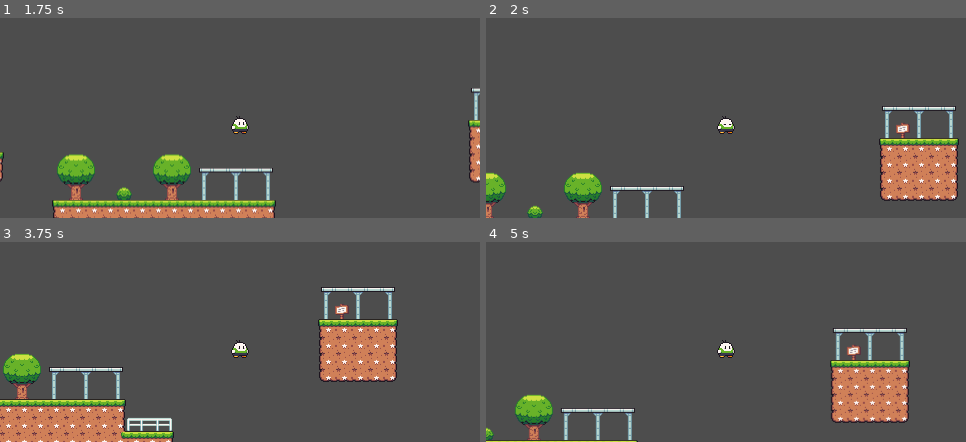
Above: before the commit, frames 1-4 (two rows, left to right).
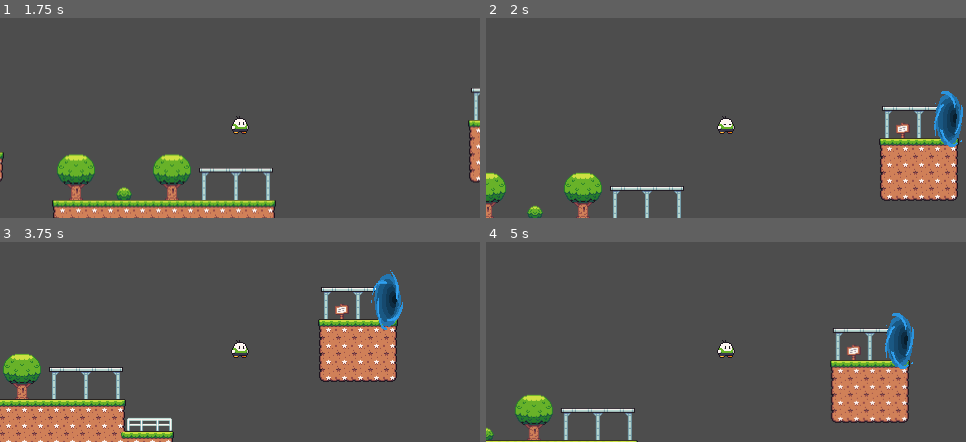
Above: after the commit, the same moments.

Repository: fscorsini/AulaJogos2026
Game: Godot game, scene res://fase_01.tscn
Two runs of this game, one before a commit and one after it. Both use one fixed random seed, a clock stepped at 60 frames per second and the inputs below. The project has no main scene, so this scene is started directly.
Inputs:
- Up to frame 1 (1.75 s): tap Enter (ui_accept) at 0.5, 0.77, 1.52 s; hold Right (ui_right) from 0.53 s (still down)
- Up to frame 2 (2 s): keep holding Right (ui_right)
- Up to frame 3 (3.75 s): release Right (ui_right) at 2.03 s; hold Left (ui_left) 2.03-2.78 s; hold Right (ui_right) from 2.78 s (still down); tap Enter (ui_accept) at 3.02 s
- Up to frame 4 (5 s): tap Enter (ui_accept) at 3.77, 4.52 s; release Right (ui_right) at 4.28 s; hold Left (ui_left) from 4.28 s (still down)

Frame 1 is identical in both runs. In frame 2, 1.2% of the frame differs, in the area x 93-100%, y 36-65%; in frame 3, 1.2%, in the area x 77-84%, y 14-44%; in frame 4, 1.2%.

Commit message:
Aula 08_09_2026

Diff:
--- a/fase_01.tscn
+++ b/fase_01.tscn
@@ -4,6 +4,16 @@
 [ext_resource type="Texture2D" uid="uid://cysgrir7hv00l" path="res://assets/Seasonal Tilesets/1 - Grassland/Terrain (16 x 16).png" id="2_jbu07"]
 [ext_resource type="Texture2D" uid="uid://c474f74glctgm" path="res://assets/Seasonal Tilesets/1 - Grassland/Extra_plants (16 x 16).png" id="3_ajqja"]
 [ext_resource type="Texture2D" uid="uid://c1o6axkbbav5l" path="res://assets/Seasonal Tilesets/1 - Grassland/Grassland_entities (16 x 16).png" id="4_cs2tf"]
+[ext_resource type="Script" uid="uid://d3hfjyga4jic1" path="res://portal.gd" id="5_3etx6"]
+[ext_resource type="Texture2D" uid="uid://dlhdblcuwbyx5" path="res://assets/portal/frame-1.png" id="5_cbyri"]
+[ext_resource type="Texture2D" uid="uid://2w7lio13eqto" path="res://assets/portal/frame-2.png" id="6_3etx6"]
+[ext_resource type="Texture2D" uid="uid://dcrilmux5hgk4" path="res://assets/portal/frame-3.png" id="7_vginq"]
+[ext_resource type="Texture2D" uid="uid://ccymr6qejqwvs" path="res://assets/portal/frame-4.png" id="8_3esfr"]
+[ext_resource type="Texture2D" uid="uid://bgcc1j0badims" path="res://assets/portal/frame-5.png" id="9_l35gs"]
+[ext_resource type="Texture2D" uid="uid://cgrh2cwe1vglj" path="res://assets/portal/frame-6.png" id="10_eee7m"]
+[ext_resource type="Texture2D" uid="uid://uiye3gatoidf" path="res://assets/portal/frame-7.png" id="11_okpy1"]
+[ext_resource type="Texture2D" uid="uid://cgr18prnb2nn6" path="res://assets/portal/frame-8.png" id="12_5dpmd"]
+[ext_resource type="Texture2D" uid="uid://cswiqylfitp7t" path="res://assets/portal/frame-9.png" id="13_542v0"]
 
 [sub_resource type="TileMapPattern" id="TileMapPattern_jbu07"]
 tile_data = PackedInt32Array(0, 196609, 1, 65536, 196609, 2, 131072, 196609, 2, 196608, 196609, 6, 1, 262145, 1, 65537, …(259 unchanged characters)…
@@ -163,6 +173,45 @@
 sources/0 = SubResource("TileSetAtlasSource_bhug5")
 sources/2 = SubResource("TileSetAtlasSource_5sqpf")
 
+[sub_resource type="SpriteFrames" id="SpriteFrames_ajqja"]
+animations = [{
+"frames": [{
+"duration": 1.0,
+"texture": ExtResource("5_cbyri")
+}, {
+"duration": 1.0,
+"texture": ExtResource("6_3etx6")
+}, {
+"duration": 1.0,
+"texture": ExtResource("7_vginq")
+}, {
+"duration": 1.0,
+"texture": ExtResource("8_3esfr")
+}, {
+"duration": 1.0,
+"texture": ExtResource("9_l35gs")
+}, {
+"duration": 1.0,
+"texture": ExtResource("10_eee7m")
+}, {
+"duration": 1.0,
+"texture": ExtResource("11_okpy1")
+}, {
+"duration": 1.0,
+"texture": ExtResource("12_5dpmd")
+}, {
+"duration": 1.0,
+"texture": ExtResource("13_542v0")
+}],
+"loop": 1,
+"name": &"default",
+"speed": 18.0
+}]
+
+[sub_resource type="CapsuleShape2D" id="CapsuleShape2D_58oby"]
+radius = 13.0
+height = 122.0
+
 [node name="fase01" type="Node2D" unique_id=1857251224]
 
 [node name="player" parent="." unique_id=143351236 instance=ExtResource("1_axix2")]
@@ -177,7 +226,15 @@
 tile_set = SubResource("TileSet_jbu07")
 
 [node name="portal" type="Area2D" parent="." unique_id=346545615]
+position = Vector2(758, 13.000004)
+scale = Vector2(0.2, 0.2)
+script = ExtResource("5_3etx6")
+metadata/_edit_group_ = true
 
 [node name="AnimatedSprite2D" type="AnimatedSprite2D" parent="portal" unique_id=311676738]
+sprite_frames = SubResource("SpriteFrames_ajqja")
+autoplay = "default"
+frame_progress = 0.48889932
 
 [node name="CollisionShape2D" type="CollisionShape2D" parent="portal" unique_id=273791558]
+shape = SubResource("CapsuleShape2D_58oby")
--- /dev/null
+++ b/portal.gd
@@ -0,0 +1,11 @@
+extends Area2D
+
+
+# Called when the node enters the scene tree for the first time.
+func _ready() -> void:
+	pass # Replace with function body.
+
+
+# Called every frame. 'delta' is the elapsed time since the previous frame.
+func _process(delta: float) -> void:
+	pass
Not shown, added: portal.gd.uid
